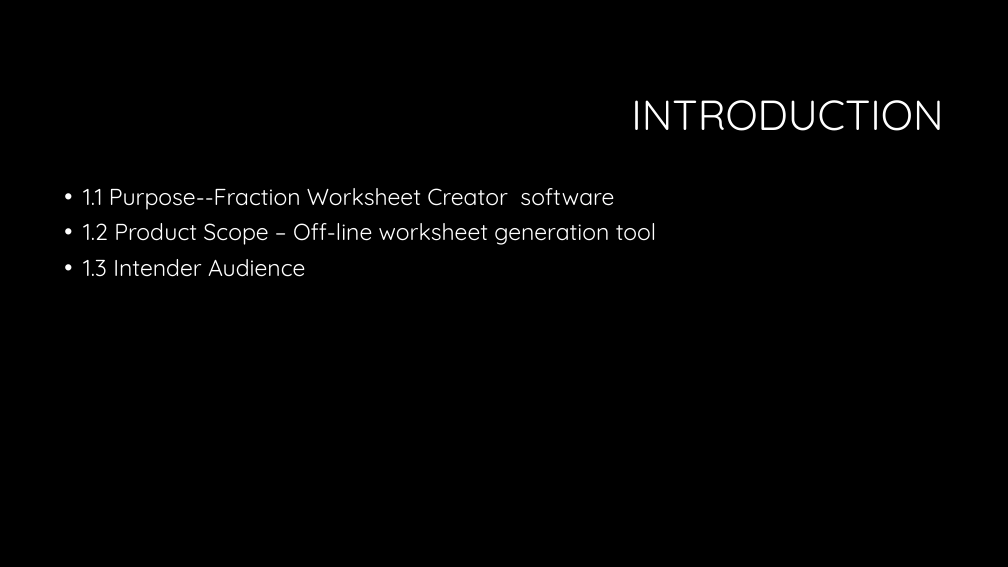
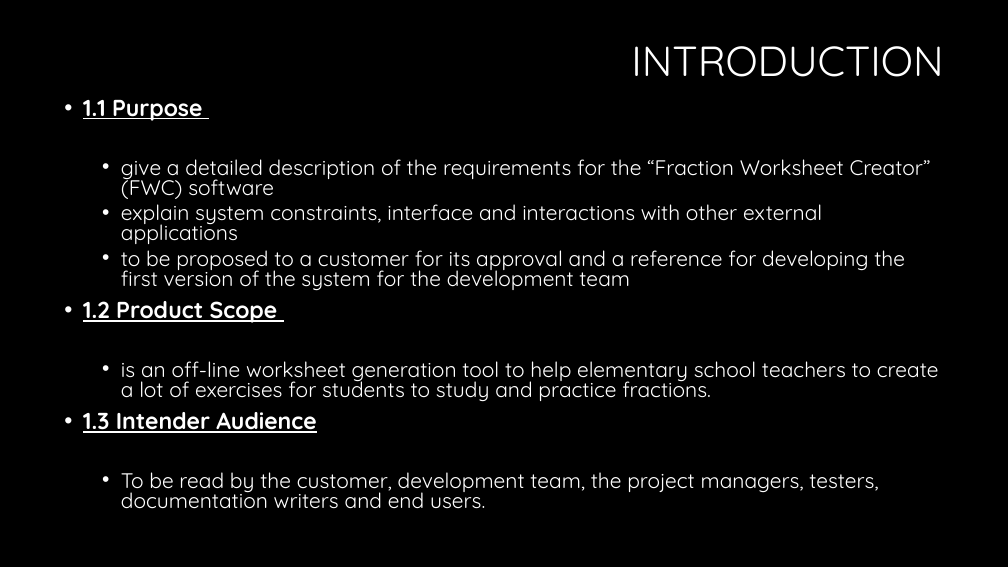
Before and after one commit to sarahakk/fraction-worksheet-creator, a slide deck: slide 2 of Presentation Elementary Engineers .pptx. Drawn at 1008x567 pixels with LibreOffice and Linux fonts; fonts in the diff are those of the drawing; background and template pictures are left out. Boxes give left, top, right and bottom in pixels: in the first picture for what was removed or moved away, otherwise in the second. Text is boxed around its words. In the diff, an @@ line names an element or a change of style, - is before the commit and + after.

Commit message:
Added the content to the slide Introduction and the diagram to the Description Slide

```diff
--- a/Presentation Elementary Engineers .pptx
+++ b/Presentation Elementary Engineers .pptx
@@ title "INTRODUCTION": place and size @@
-title "INTRODUCTION" at [631, 100, 943, 131]
+title "INTRODUCTION" at [631, 46, 943, 77]
@@ text "1.1 Purpose": place and size @@
-text "1.1 Purpose" at [83, 188, 656, 277]
+text "1.1 Purpose" at [83, 100, 939, 509]
@@ text at [83, 100, 939, 402]: text changed; size 22 to 20 pt @@
-• 1.1 Purpose--Fraction Worksheet Creator software
-• 1.2 Product Scope – Off-line worksheet generation tool
+• 1.1 Purpose
+  • give a detailed description of the requirements for the “Fraction Worksheet Creator” (FWC) software
+  • explain system constraints, interface and interactions with other external applications
+  • to be proposed to a customer for its approval and a reference for developing the first version of the system for the development team
+• 1.2 Product Scope
+  • is an off-line worksheet generation tool to help elementary school teachers to create a lot of exercises for students to study and practice fractions.
@@ text at [83, 412, 316, 433]: bold on, underline on in "1.3 Intender Audience"; line spacing 0.9 to 0.8 @@
@@ text at [121, 472, 878, 509]: paragraph added @@
+  • To be read by the customer, development team, the project managers, testers, documentation writers and end users.
```
Also in this commit, not shown: 2 other slides changed.
